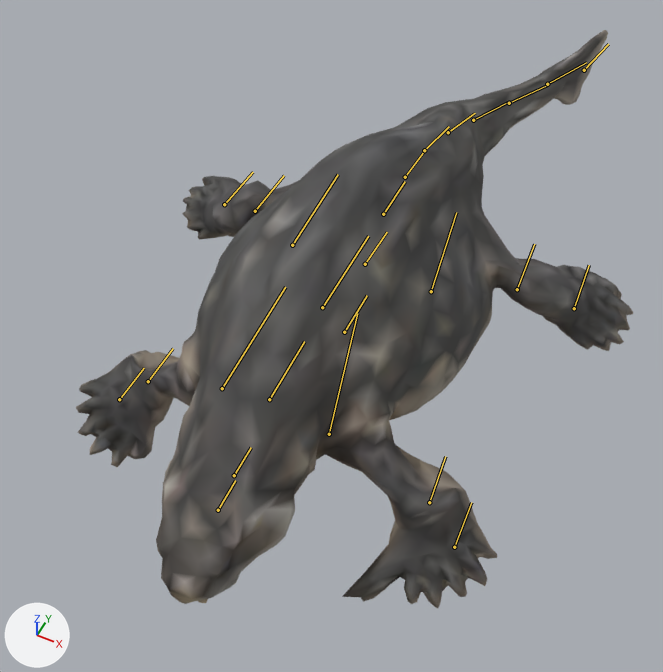
The glTF model public/assets/triassic/creatures/placodus.lod1.glb, before and after one commit.
Camera for both pictures: a 50 mm camera at (1.79, -4.08, 4.26) aimed at (-0.07, -0.37, -0.38). The lights are fixed; the arrows at lower left show +X, +Y and +Z. The older version comes first. Both versions are drawn at frame 25 of the action 'Sprint'; the numbers are the values there. The bones that bend it are drawn over the model as lines.

Objects in the first picture: 'Placodus procedural volume puppet'.
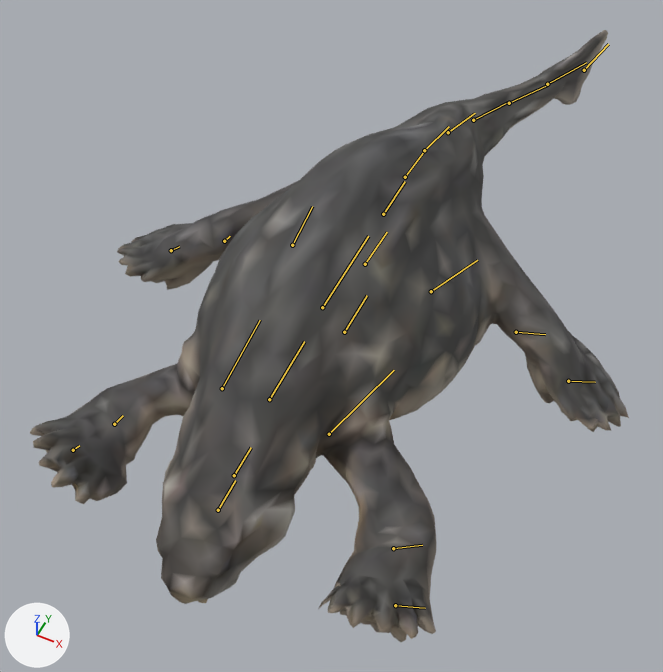
What differs and where, as boxes (x1, y1, x2, y2) in the pictures (663 x 672 px):
```json
{"object": "Placodus procedural volume puppet", "change": "posed", "before": [76, 30, 633, 608], "after": [30, 30, 629, 642], "on screen": "8% wider"}
{"bone": "fore_upper_L", "before": "(329, 434) to (357, 313)", "after": "(329, 434) to (394, 370)"}
{"bone": "fore_lower_L", "before": "(429, 502) to (445, 456)", "after": "(393, 548) to (422, 545)"}
{"bone": "fore_upper_R", "before": "(222, 388) to (285, 287)", "after": "(222, 388) to (260, 320)"}
{"bone": "fore_lower_R", "before": "(148, 381) to (173, 348)", "after": "(114, 424) to (123, 415)"}
{"bone": "hind_upper_L", "before": "(431, 291) to (456, 212)", "after": "(431, 291) to (477, 260)"}
{"bone": "hind_lower_L", "before": "(517, 289) to (534, 244)", "after": "(516, 332) to (545, 334)"}
{"bone": "hind_paddle_L", "before": "(574, 308) to (589, 265)", "after": "(568, 381) to (595, 382)"}
{"bone": "hind_upper_R", "before": "(292, 245) to (338, 174)", "after": "(292, 245) to (312, 206)"}
{"bone": "hind_lower_R", "before": "(255, 211) to (284, 175)", "after": "(224, 241) to (230, 236)"}
```

Edits to the scene script, one JSON object a line:
```json
{"block": "bone_fore_upper_l", "where": "bone_fore_upper_l = bpy.data.objects['Placodus_Rig'].pose.bones['fore_upper_L']  # child of 'chest'"}
{"op": "set", "path": "bone_fore_upper_l.rotation_quaternion", "old": "(0.959, 0.242, -0.142, 0.047)", "new": "(0.979, -0.11, -0.157, -0.067)", "note": "degrees (28, -17, 1) -> degrees (-12, -19, -6)"}
{"block": "bone_fore_lower_l", "where": "bone_fore_lower_l = bpy.data.objects['Placodus_Rig'].pose.bones['fore_lower_L']  # child of 'fore_upper_L'"}
{"op": "set", "path": "bone_fore_lower_l.rotation_quaternion", "old": "(0.984, -0.176, 0.0, 0.0)", "new": "(0.953, -0.301, -0.036, -0.011)", "note": "degrees (-20, 0, 0) -> degrees (-35, -4, 0)"}
{"block": "bone_fore_upper_r", "where": "bone_fore_upper_r = bpy.data.objects['Placodus_Rig'].pose.bones['fore_upper_R']  # child of 'chest'"}
{"op": "set", "path": "bone_fore_upper_r.rotation_quaternion", "old": "(0.959, 0.242, 0.142, -0.047)", "new": "(0.979, -0.11, 0.157, 0.067)", "note": "degrees (28, 17, -1) -> degrees (-12, 19, 6)"}
{"block": "bone_fore_lower_r", "where": "bone_fore_lower_r = bpy.data.objects['Placodus_Rig'].pose.bones['fore_lower_R']  # child of 'fore_upper_R'"}
{"op": "set", "path": "bone_fore_lower_r.rotation_quaternion", "old": "(0.984, -0.176, 0.0, 0.0)", "new": "(0.953, -0.301, 0.036, 0.011)", "note": "degrees (-20, 0, 0) -> degrees (-35, 4, 0)"}
{"block": "bone_hind_upper_l", "where": "bone_hind_upper_l = bpy.data.objects['Placodus_Rig'].pose.bones['hind_upper_L']  # child of 'body'"}
{"op": "set", "path": "bone_hind_upper_l.rotation_quaternion", "old": "(0.981, 0.159, -0.106, 0.033)", "new": "(0.971, -0.151, -0.16, -0.088)", "note": "degrees (18, -13, 2) -> degrees (-16, -20, -8)"}
{"block": "bone_hind_lower_l", "where": "bone_hind_lower_l = bpy.data.objects['Placodus_Rig'].pose.bones['hind_lower_L']  # child of 'hind_upper_L'"}
{"op": "set", "path": "bone_hind_lower_l.rotation_quaternion", "old": "(0.992, -0.129, 0.0, 0.0)", "new": "(0.976, -0.216, -0.024, -0.005)", "note": "degrees (-15, 0, 0) -> degrees (-25, -3, 0)"}
{"block": "bone_hind_paddle_l", "where": "bone_hind_paddle_l = bpy.data.objects['Placodus_Rig'].pose.bones['hind_paddle_L']  # child of 'hind_lower_L'"}
{"op": "set", "path": "bone_hind_paddle_l.rotation_quaternion", "old": "(0.999, -0.022, -0.035, -0.001)", "new": "(1.0, -0.011, -0.008, 0.0)", "note": "degrees (-3, -4, 0) -> degrees (-1, -1, 0)"}
{"block": "bone_hind_upper_r", "where": "bone_hind_upper_r = bpy.data.objects['Placodus_Rig'].pose.bones['hind_upper_R']  # child of 'body'"}
{"op": "set", "path": "bone_hind_upper_r.rotation_quaternion", "old": "(0.981, 0.159, 0.106, -0.033)", "new": "(0.971, -0.151, 0.16, 0.088)", "note": "degrees (18, 13, -2) -> degrees (-16, 20, 8)"}
{"block": "bone_hind_lower_r", "where": "bone_hind_lower_r = bpy.data.objects['Placodus_Rig'].pose.bones['hind_lower_R']  # child of 'hind_upper_R'"}
{"op": "set", "path": "bone_hind_lower_r.rotation_quaternion", "old": "(0.992, -0.129, 0.0, 0.0)", "new": "(0.976, -0.216, 0.024, 0.005)", "note": "degrees (-15, 0, 0) -> degrees (-25, 3, 0)"}
```
